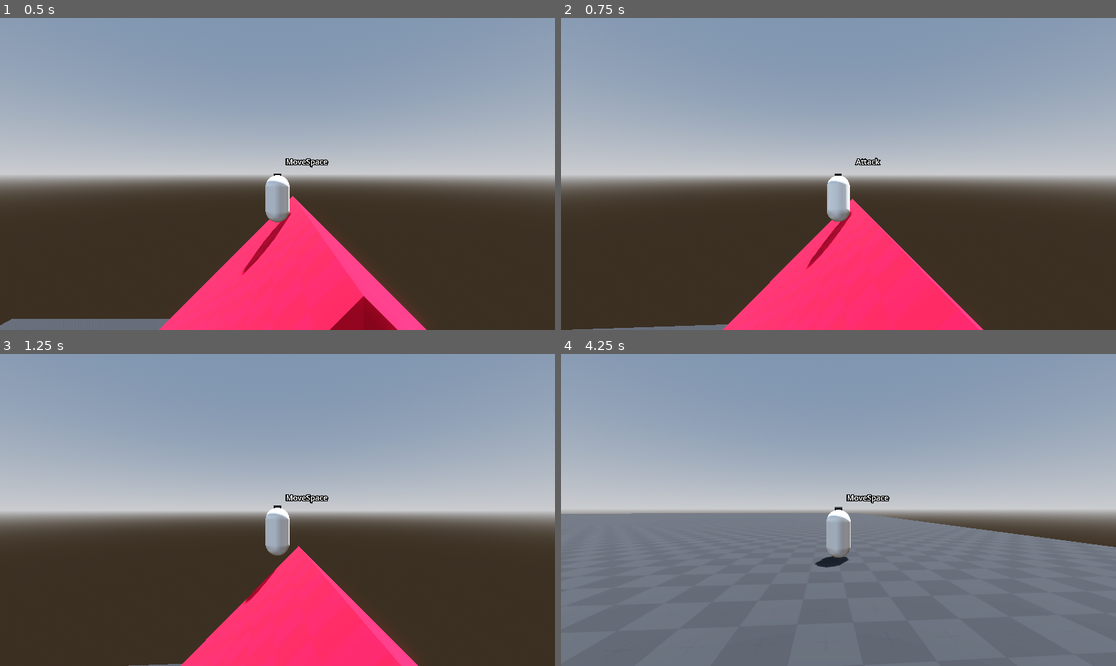
Above: before the commit, frames 1-4 (two rows, left to right).
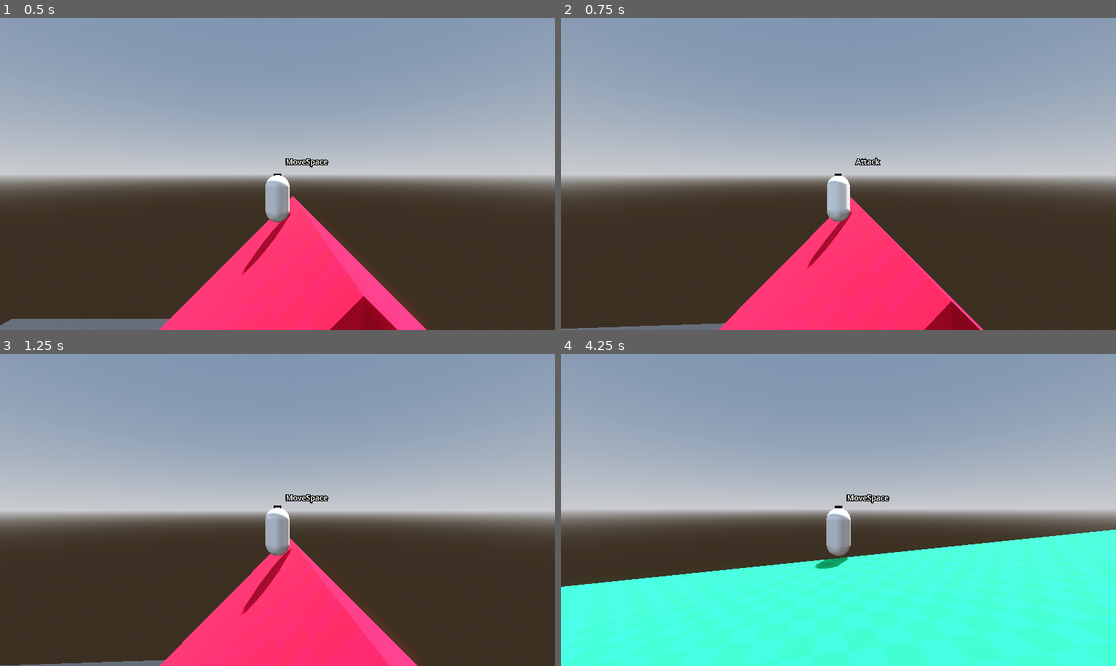
Above: after the commit, the same moments.

Repository: Gjosti/dev-sandbox
Game: Godot game, scene res://Levels/sandbox_level.tscn
Two runs of this game, one before a commit and one after it. Both use one fixed random seed, a clock stepped at 60 frames per second and the inputs below.
Inputs (mouse positions are in pixels of both pictures, inside the frame that each line leads up to):
- Up to frame 1 (0.5 s): no input
- Up to frame 2 (0.75 s): move the mouse to (866, 174) at 0.52 s; press the mouse at (866, 174) at 0.53 s; hold W (move_forward) from 0.53 s (still down)
- Up to frame 3 (1.25 s): keep holding W (move_forward); tap Space (jump) at 0.77 s
- Up to frame 4 (4.25 s): keep holding W (move_forward); move the mouse to (810, 510) at 1.27 s; release the mouse at (810, 510) at 1.28 s; tap Ctrl (crouch) at 1.35 s; tap Space (jump) at 1.52, 3.02, 3.77 s; move the mouse to (849, 503) at 2.02 s; hold Shift (dash) 2.03-2.78 s; move the mouse to (832, 516) at 2.77 s; tap Mouse wheel down (scroll_backward) at 2.85 s; click (832, 516) at 2.92 s; move the mouse to (877, 513) at 3.52 s; hold Mouse wheel up (scroll_forward) from 3.53 s (still down)

Frame 1 is identical in both runs. In frame 2, 0.9% of the frame differs, in the area x 0-76%, y 57-100%; in frame 3, 2.3%; in frame 4, 46%, in the area x 0-100%, y 45-100%.

Commit message:
movement logic fix, no longer slides when dash node is disabled *Added exposed variable friction as a factor when on the ground. *added acceleration to basic movement for game feel

Diff:
--- a/Player/player.gd
+++ b/Player/player.gd
@@ -4,7 +4,9 @@
 # Movement Settings
 @export_group("Movement Settings")
 @export var speed: float = 6.0
+@export var acceleration: float = 30
 @export var air_control_lerp: float = 75 # Controls air movement responsiveness
+@export var friction: float = 50 # 375 is instant stop, however lesser values also could feel instant depending on speed
 var air_turn_face_rate: float = 2.5
 
 # Camera Settings
@@ -69,19 +71,25 @@
 	direction = get_camera_movement_direction()
 	if is_on_floor():
 		if direction != Vector3.ZERO:
-			velocity.x = direction.x * speed
-			velocity.z = direction.z * speed
+			velocity.x = move_toward(velocity.x, direction.x * speed, acceleration * delta)
+			velocity.z = move_toward(velocity.z, direction.z * speed, acceleration * delta)
 			var target_yaw = atan2(-direction.x, -direction.z)
 			rig_pivot.rotation.y = lerp_angle(rig_pivot.rotation.y, target_yaw, 10.0 * delta)
-		elif velocity.y == 0.0:
-			velocity.x = move_toward(velocity.x, 0, speed)
-			velocity.z = move_toward(velocity.z, 0, speed)
+		else:
+			# Slow down to zero horizontal velocity based on friction when no movement direction input
+			velocity.x = move_toward(velocity.x, 0, friction * delta)
+			velocity.z = move_toward(velocity.z, 0, friction * delta)
 	else:
 		if direction != Vector3.ZERO:
-			velocity.x += direction.x * speed * (air_control_lerp) * delta
-			velocity.z += direction.z * speed * (air_control_lerp) * delta
+			# Use move_toward for air control to avoid infinite acceleration
+			velocity.x = move_toward(velocity.x, direction.x * speed, air_control_lerp * delta)
+			velocity.z = move_toward(velocity.z, direction.z * speed, air_control_lerp * delta)
 			var target_yaw = atan2(-direction.x, -direction.z)
 			rig_pivot.rotation.y = lerp_angle(rig_pivot.rotation.y, target_yaw, air_turn_face_rate * delta)
+		else:
+			# Optional: slow horizontal velocity slightly in air when no input
+			velocity.x = move_toward(velocity.x, 0, air_control_lerp * 0.5 * delta)
+			velocity.z = move_toward(velocity.z, 0, air_control_lerp * 0.5 * delta)
 	rig.update_animation_tree(direction)
 
 # Input Handling
